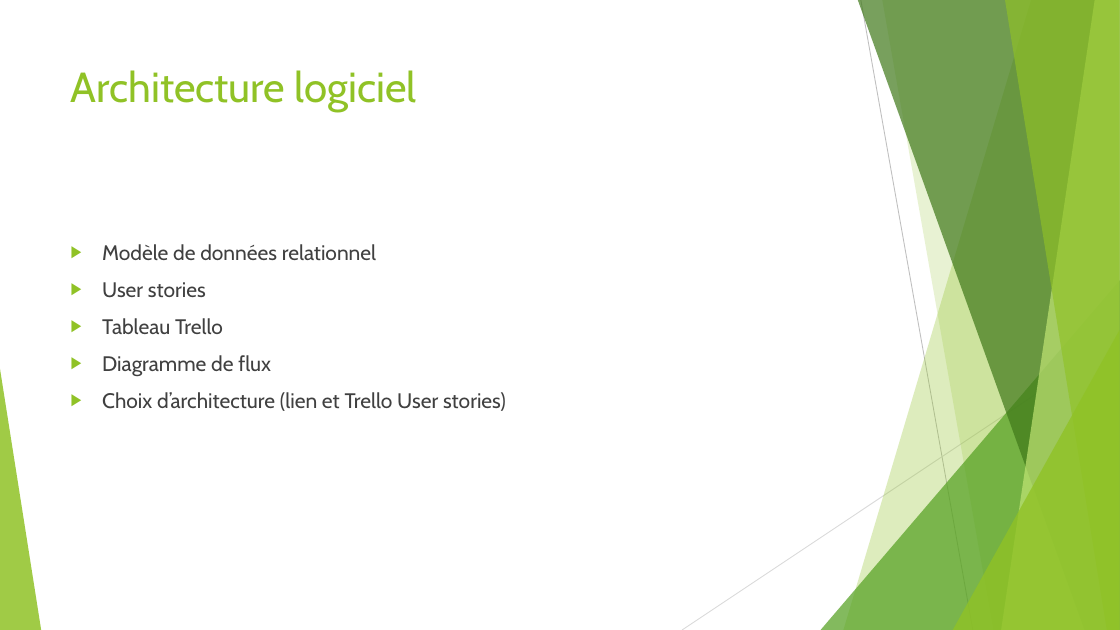
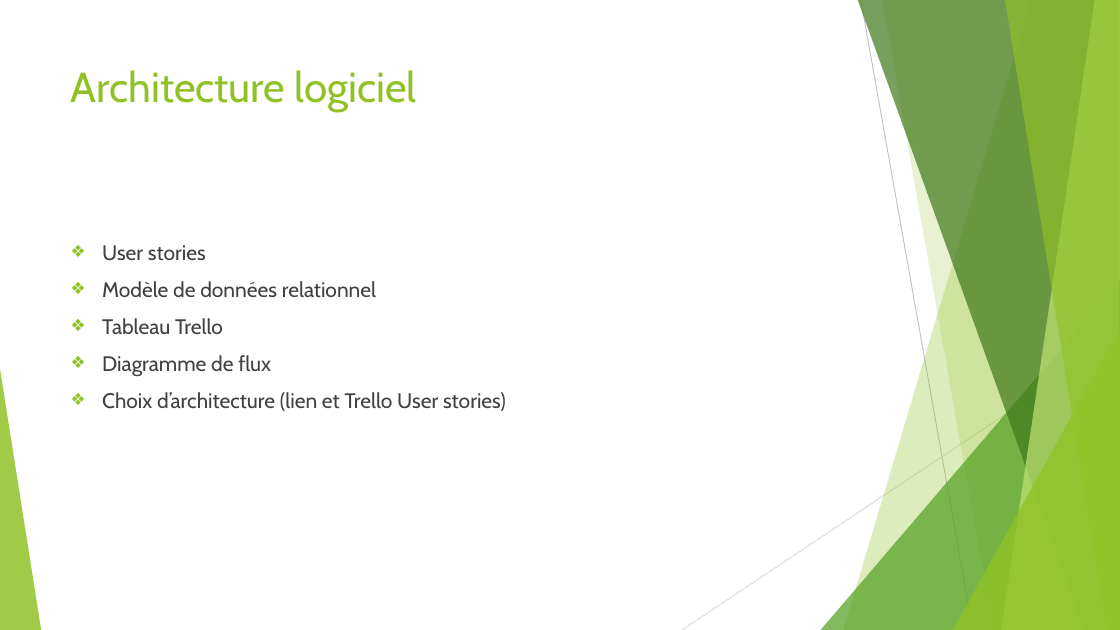
Before and after one commit to OttaPowa/Projet-5---Phase-2-, a slide deck: slide 5 of Diagrammes et documents/Support de présentation P5 Collet Jérémy.pptx. Drawn at 1120x630 pixels with LibreOffice and Linux fonts; fonts in the diff are those of the drawing. Boxes give left, top, right and bottom in pixels: in the first picture for what was removed or moved away, otherwise in the second. Text is boxed around its words. In the diff, an @@ line names an element or a change of style, - is before the commit and + after.

```diff
--- a/Diagrammes et documents/Support de présentation P5 Collet Jérémy.pptx
+++ b/Diagrammes et documents/Support de présentation P5 Collet Jérémy.pptx
@@ text at [102,245,206,261]: paragraph added @@
+❖ User stories
@@ text at [102,282,206,298]: paragraph removed @@
-▶ User stories
@@ text at [102,281,506,411]: bullet ▶ to ❖ @@
```
Also in this commit, not shown: 5 other slides changed, 1 other file.
